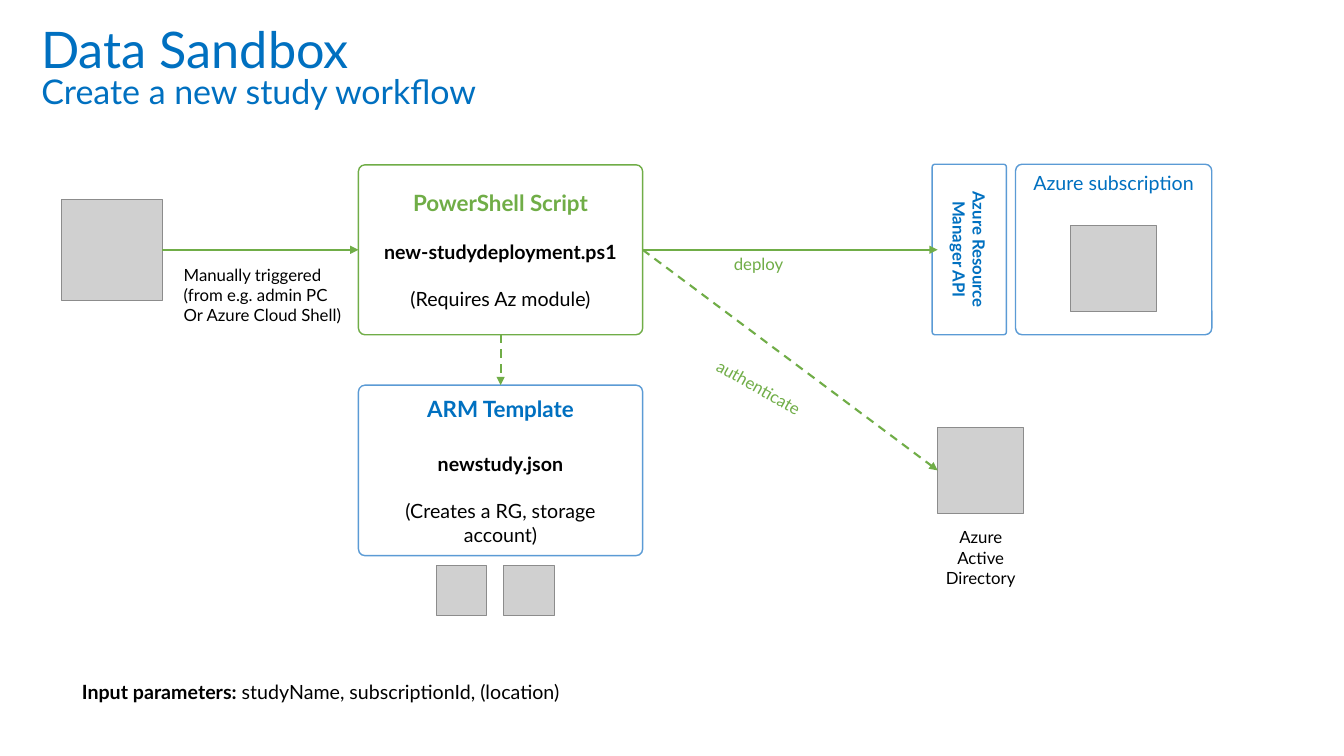
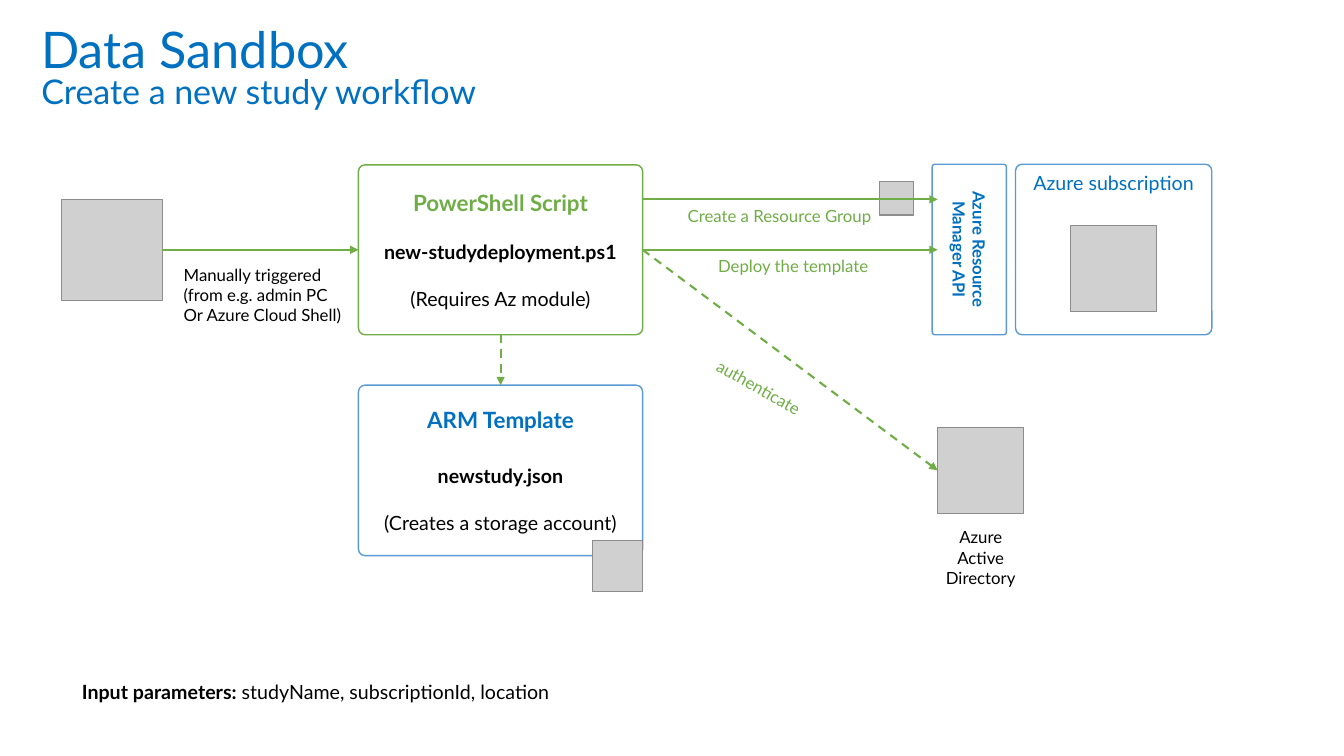
Before and after one commit to equinor/sepes-experiment, a slide deck: slide 9 of designdocs/src/diagrams_source.pptx. Drawn at 1344x756 pixels with LibreOffice and Linux fonts; fonts in the diff are those of the drawing; grey boxes stand for pictures. Boxes give left, top, right and bottom in pixels: in the first picture for what was removed or moved away, otherwise in the second. Text is boxed around its words. In the diff, an @@ line names an element or a change of style, - is before the commit and + after.

Commit message:
Updated designdocs to reflect deployment change.

```diff
--- a/designdocs/src/diagrams_source.pptx
+++ b/designdocs/src/diagrams_source.pptx
@@ arrow added from (643, 200) to (938, 200), #70AD47 1.5 pt @@
@@ picture: place and size @@
-picture at (437,566,487,616)
+picture at (880,181,914,216)
@@ text added at (688,210,871,225), 12 pt, text #70AD47 @@
+Create a Resource Group
@@ text at (718,259,868,275): text changed @@
-deploy
+Deploy the template
@@ text in rounded rectangle at (384,515,616,534): text changed @@
-(Creates a RG, storage account)
+(Creates a storage account)
@@ picture: place and size @@
-picture at (504,566,555,616)
+picture at (593,540,643,591)
@@ text at (82,684,549,703): text changed @@
-Input parameters: studyName, subscriptionId, (location)
+Input parameters: studyName, subscriptionId, location
```
Also in this commit, not shown: 2 other files.
